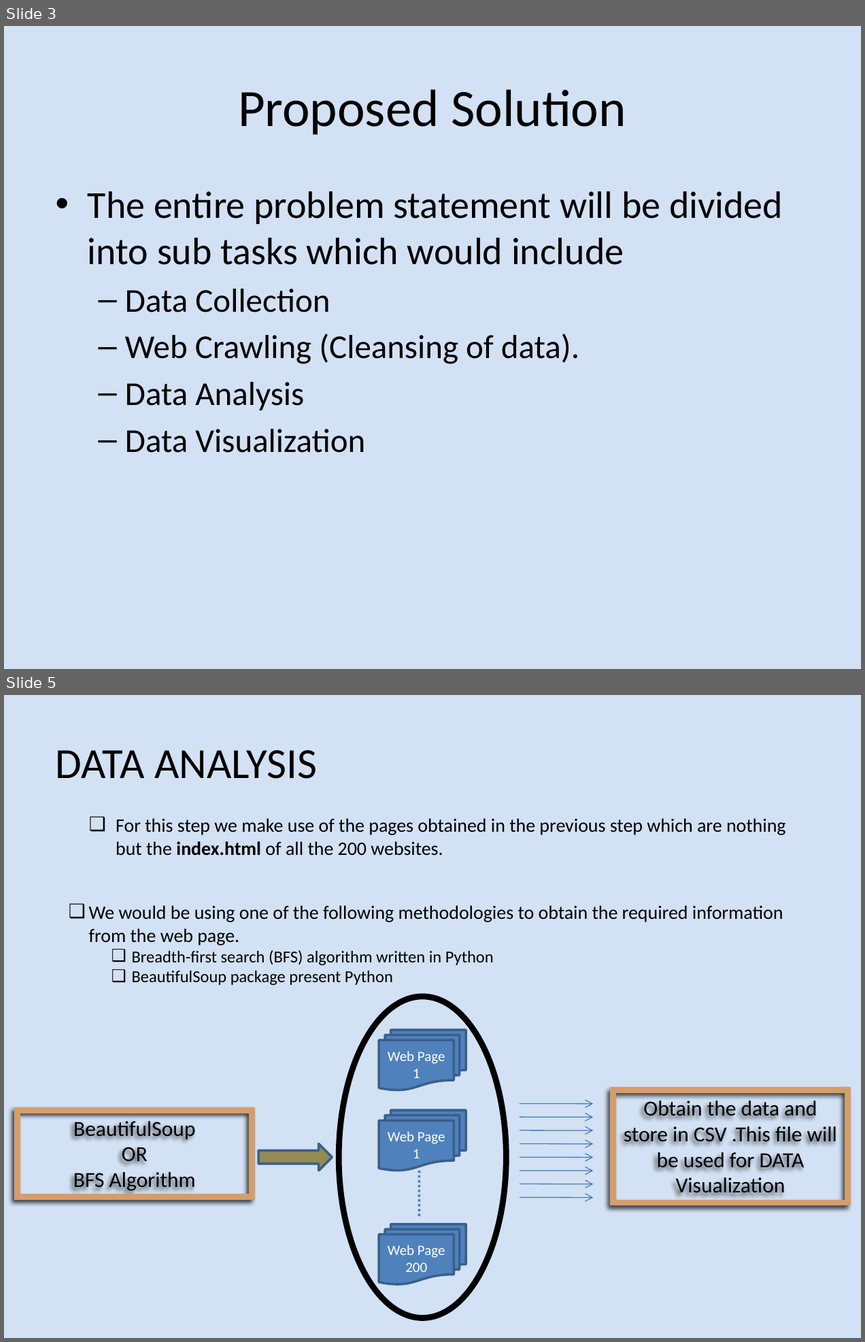
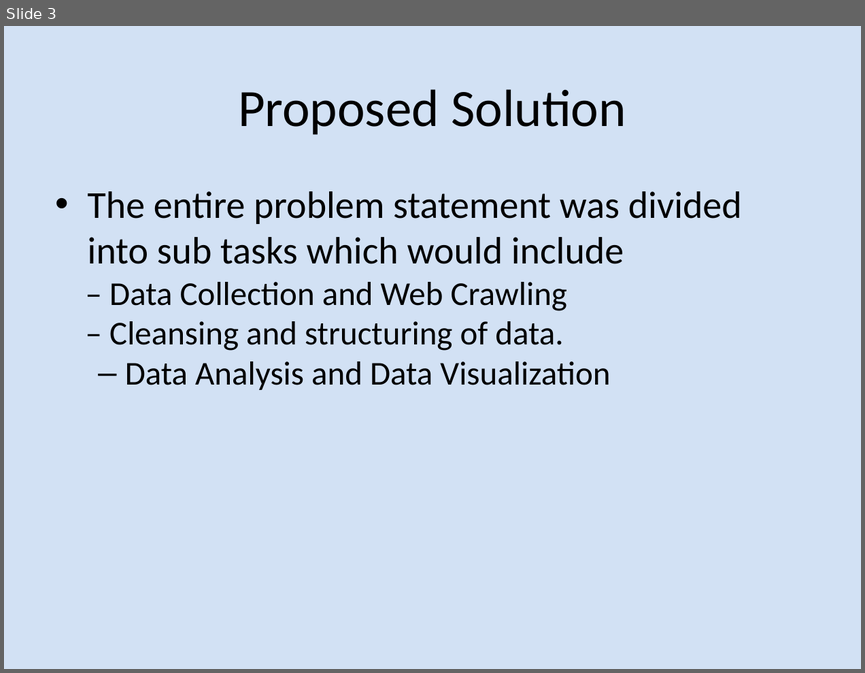
Before and after one commit to hartej-kathuria/term-project, a slide deck: HTML Attribute Analysis of the Top 200 Most.pptx. Shown one above the other, each under a label of ours: slides 3 and 5 before the commit, slide 3 after it; the slides between them are not shown. The pictures are 865x1342 and 865x673 pixels, drawn with LibreOffice and Linux fonts; fonts in the diff are those of the drawing. Boxes give left, top, right and bottom in pixels: in the first picture for what was removed or moved away, otherwise in the second. Text is boxed around its words. In the diff, an @@ line names an element or a change of style, - is before the commit and + after.

```diff
--- a/HTML Attribute Analysis of the Top 200 Most.pptx
+++ b/HTML Attribute Analysis of the Top 200 Most.pptx
@@ slide 5 removed at box(4, 695, 861, 1338), background #C6D9F1 at 78% opacity @@
@@ title removed at box(56, 750, 317, 779) @@
-DATA ANALYSIS
@@ text removed at box(116, 818, 786, 855) @@
-  ❑ For this step we make use of the pages obtained in the previous step which are nothing but the index.html of all the 200 websites.
@@ text removed at box(89, 905, 783, 985) @@
-  ❑ We would be using one of the following methodologies to obtain the required information from the web page.
-    ❑ Breadth-first search (BFS) algorithm written in Python
-    ❑ BeautifulSoup package present Python
@@ ellipse removed at box(339, 997, 506, 1318) @@
@@ flow chart multidocument removed at box(379, 1030, 466, 1090) @@
-Web Page 1
@@ rectangle removed at box(613, 1090, 847, 1202) @@
-Obtain the data and store in CSV .This file will be used for DATA Visualization
@@ rectangle removed at box(18, 1110, 252, 1196) @@
-BeautifulSoup
-OR
-BFS Algorithm
@@ flow chart multidocument removed at box(379, 1110, 466, 1170) @@
-Web Page 1
@@ arrow removed from (520, 1104) to (594, 1104) @@
@@ arrow removed from (520, 1117) to (594, 1117) @@
@@ right arrow removed at box(258, 1143, 332, 1170) @@
@@ arrow removed from (520, 1130) to (594, 1130) @@
@@ arrow removed from (520, 1143) to (594, 1144) @@
@@ arrow removed from (520, 1157) to (594, 1157) @@
@@ line removed from (419, 1170) to (419, 1217) @@
@@ arrow removed from (520, 1170) to (594, 1170) @@
@@ arrow removed from (520, 1183) to (594, 1183) @@
@@ arrow removed from (520, 1197) to (594, 1197) @@
@@ flow chart multidocument removed at box(379, 1223, 466, 1284) @@
-Web Page 200
@@ slide 3 changed as well @@
@@ text at box(88, 191, 742, 390): text changed @@
-• The entire problem statement will be divided into sub tasks which would include
-  – Data Collection
-  – Web Crawling (Cleansing of data).
-  – Data Analysis
-  – Data Visualization
+• The entire problem statement was divided into sub tasks which would include
+– Data Collection and Web Crawling
+– Cleansing and structuring of data.
+  – Data Analysis and Data Visualization
```
Also in this commit, not shown: 2 other slides changed, 5 slides added, 2 other slides removed.
